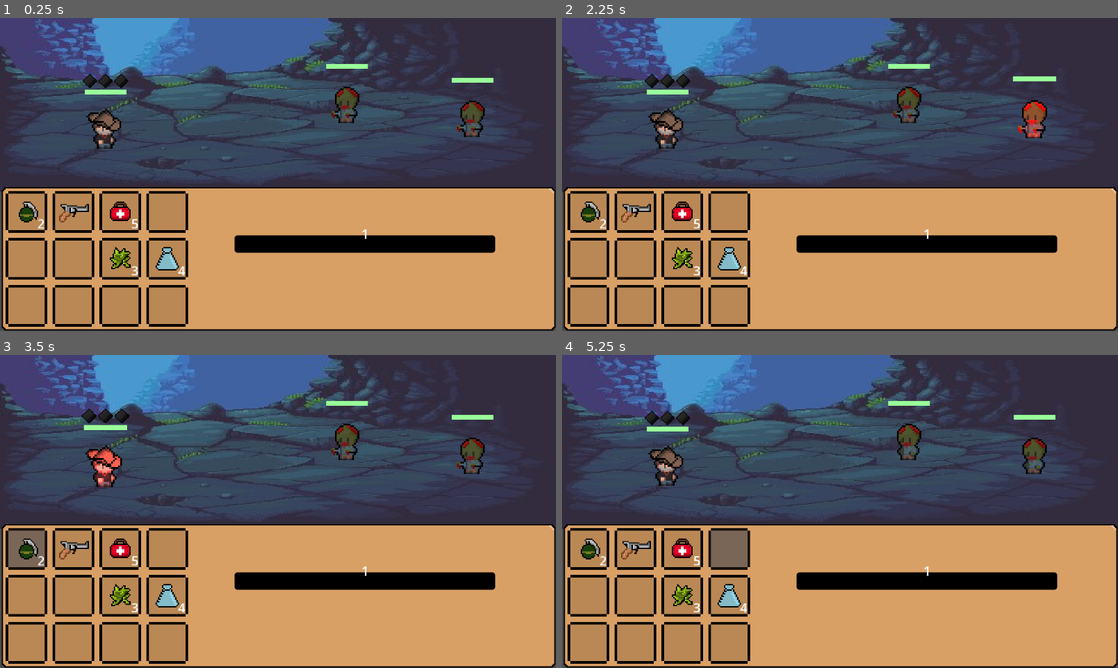
Above: before the commit, frames 1-4 (two rows, left to right).
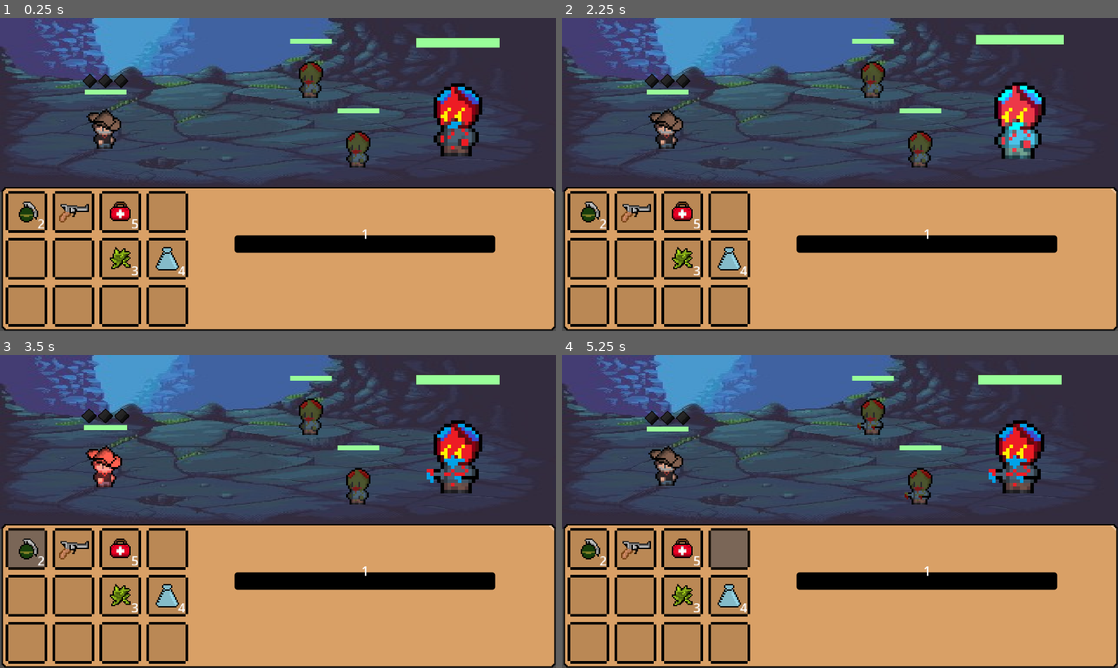
Above: after the commit, the same moments.

Repository: BernardoFioreze/DeadAgain
Game: Godot game, scene res://Scenes/Rooms/Room2.tscn
Same seed, same stepped clock (60 frames per second), same inputs: the game is played once before the commit and once after it. This scene is started directly instead of the project's main scene.
Inputs (mouse positions are in pixels of both pictures, inside the frame that each line leads up to):
- Up to frame 1 (0.25 s): no input
- Up to frame 2 (2.25 s): drag from (667, 121) to (895, 105) at 0.52 s; drag from (906, 96) to (812, 237) at 1.27 s; tap Enter at 2 s; move the mouse to (1034, 108) at 2.02 s; hold Ctrl from 2.03 s (still down); click (1034, 108) at 2.17 s
- Up to frame 3 (3.5 s): release Ctrl at 2.75 s; tap Space at 2.75 s; drag from (27, 549) to (111, 464) at 2.77 s
- Up to frame 4 (5.25 s): drag from (634, 549) to (867, 511) at 3.52 s; drag from (684, 549) to (756, 433) at 4.27 s; move the mouse to (728, 549) at 5.02 s; hold Ctrl from 5.03 s (still down); click (728, 549) at 5.17 s

The runs differ from the first frame. In frame 1, 3.7% of the frame differs, in the area x 52-90%, y 6-48%; in frame 2, 3.9%, in the area x 52-91%, y 5-48%; in frame 3, 3.8%; in frame 4, 3.8%.

Commit message:
Criado boss

Diff:
--- /dev/null
+++ b/Scenes/Boss.tscn
@@ -0,0 +1,116 @@
+[gd_scene load_steps=14 format=3 uid="uid://c6xfymyr06r2d"]
+
+[ext_resource type="Texture2D" uid="uid://cv8yqyn0lbfac" path="res://Assets/Sprites/Sprite-Boss.png" id="2_me6e5"]
+[ext_resource type="Texture2D" uid="uid://fcrwuy20eixn" path="res://Assets/Sprites/Sprite-Boss-2.png" id="3_j5nlm"]
+[ext_resource type="Script" uid="uid://dsmgje8idxak4" path="res://Scripts/boss.gd" id="4_j5nlm"]
+[ext_resource type="Script" uid="uid://cg822g13yorfm" path="res://Scripts/health_bar.gd" id="4_me6e5"]
+
+[sub_resource type="AtlasTexture" id="AtlasTexture_j5nlm"]
+atlas = ExtResource("2_me6e5")
+region = Rect2(0, 0, 32, 32)
+
+[sub_resource type="AtlasTexture" id="AtlasTexture_ouxnj"]
+atlas = ExtResource("3_j5nlm")
+region = Rect2(0, 0, 32, 32)
+
+[sub_resource type="AtlasTexture" id="AtlasTexture_me6e5"]
+atlas = ExtResource("3_j5nlm")
+region = Rect2(0, 0, 32, 32)
+
+[sub_resource type="SpriteFrames" id="SpriteFrames_ouxnj"]
+animations = [{
+"frames": [{
+"duration": 1.0,
+"texture": SubResource("AtlasTexture_j5nlm")
+}, {
+"duration": 1.0,
+"texture": SubResource("AtlasTexture_ouxnj")
+}],
+"loop": true,
+"name": &"idle",
+"speed": 1.0
+}, {
+"frames": [{
+"duration": 1.0,
+"texture": SubResource("AtlasTexture_me6e5")
+}],
+"loop": true,
+"name": &"idle_2",
+"speed": 5.0
+}]
+
+[sub_resource type="CapsuleShape2D" id="CapsuleShape2D_iyl7r"]
+radius = 14.0
+height = 34.0
+
+[sub_resource type="StyleBoxEmpty" id="StyleBoxEmpty_78m4n"]
+
+[sub_resource type="StyleBoxFlat" id="StyleBoxFlat_m34ix"]
+bg_color = Color(0.6, 0.996078, 0.6, 1)
+
+[sub_resource type="StyleBoxFlat" id="StyleBoxFlat_qay8w"]
+bg_color = Color(0.201527, 0.201527, 0.201526, 1)
+expand_margin_left = 1.0
+expand_margin_top = 1.0
+expand_margin_right = 1.0
+expand_margin_bottom = 1.0
+shadow_color = Color(0, 0, 0, 0.27451)
+shadow_offset = Vector2(0, 1)
+
+[sub_resource type="StyleBoxFlat" id="StyleBoxFlat_wjrfg"]
+bg_color = Color(1, 1, 1, 1)
+
+[node name="Boss" type="CharacterBody2D" groups=["Enemy", "zombies"]]
+scale = Vector2(8, 8)
+input_pickable = true
+script = ExtResource("4_j5nlm")
+attack_force = 15
+health = 200
+
+[node name="ZombieAnimatedSprite" type="AnimatedSprite2D" parent="."]
+sprite_frames = SubResource("SpriteFrames_ouxnj")
+animation = &"idle"
+autoplay = "idle"
+flip_h = true
+
+[node name="CollisionShape2D" type="CollisionShape2D" parent="."]
+shape = SubResource("CapsuleShape2D_iyl7r")
+
+[node name="HealthBar" type="ProgressBar" parent="."]
+z_index = 1
+offset_left = -12.0
+offset_top = -18.0
+offset_right = 228.0
+offset_bottom = 9.0
+scale = Vector2(0.1, 0.1)
+theme_override_styles/background = SubResource("StyleBoxEmpty_78m4n")
+theme_override_styles/fill = SubResource("StyleBoxFlat_m34ix")
+max_value = 200.0
+value = 60.0
+show_percentage = false
+script = ExtResource("4_me6e5")
+
+[node name="DamageBar" type="ProgressBar" parent="HealthBar"]
+z_index = -1
+layout_mode = 1
+anchors_preset = 15
+anchor_right = 1.0
+anchor_bottom = 1.0
+grow_horizontal = 2
+grow_vertical = 2
+theme_override_styles/background = SubResource("StyleBoxFlat_qay8w")
+theme_override_styles/fill = SubResource("StyleBoxFlat_wjrfg")
+value = 80.0
+show_percentage = false
+
+[node name="Timer" type="Timer" parent="HealthBar"]
+wait_time = 0.4
+one_shot = true
+
+[node name="Marker2D" type="Marker2D" parent="."]
+position = Vector2(0, 12)
+
+[connection signal="input_event" from="." to="." method="_on_input_event"]
+[connection signal="mouse_entered" from="." to="." method="_on_mouse_entered"]
+[connection signal="mouse_exited" from="." to="." method="_on_mouse_exited"]
+[connection signal="timeout" from="HealthBar/Timer" to="HealthBar" method="_on_timer_timeout"]
--- a/Scenes/Rooms/Room1.tscn
+++ b/Scenes/Rooms/Room1.tscn
@@ -27,10 +27,10 @@
 z_index = 1
 position = Vector2(922, 166)
 
-[node name="Zombie3" parent="." instance=ExtResource("4_kdje2")]
-position = Vector2(1081, 269)
+[node name="UI_Info" parent="." instance=ExtResource("5_4uh16")]
 
 [node name="Zombie2" parent="." instance=ExtResource("4_kdje2")]
-position = Vector2(750, 236)
+position = Vector2(731, 226)
 
-[node name="UI_Info" parent="." instance=ExtResource("5_4uh16")]
+[node name="Zombie3" parent="." instance=ExtResource("4_kdje2")]
+position = Vector2(1094, 267)
--- a/Scenes/Rooms/Room2.tscn
+++ b/Scenes/Rooms/Room2.tscn
@@ -1,10 +1,11 @@
-[gd_scene load_steps=6 format=3 uid="uid://d2828m24fkdpp"]
+[gd_scene load_steps=7 format=3 uid="uid://d2828m24fkdpp"]
 
 [ext_resource type="Script" path="res://Scripts/room.gd" id="1_momfn"]
 [ext_resource type="Texture2D" uid="uid://b6xio3jq0q8k3" path="res://Assets/Backgrounds/CaveBackground.jpg" id="2_cuhup"]
 [ext_resource type="PackedScene" uid="uid://di78jq0fsna0q" path="res://Scenes/Rick.tscn" id="3_0lgib"]
 [ext_resource type="PackedScene" uid="uid://cnhlmolxqm83c" path="res://Scenes/zombie.tscn" id="4_ut3n5"]
 [ext_resource type="PackedScene" uid="uid://w2uqfrxjjbao" path="res://Scenes/UI/ui_info.tscn" id="5_7a7y1"]
+[ext_resource type="PackedScene" uid="uid://c6xfymyr06r2d" path="res://Scenes/Boss.tscn" id="6_cuhup"]
 
 [node name="Room" type="Node2D"]
 script = ExtResource("1_momfn")
@@ -20,9 +21,12 @@
 position = Vector2(243, 237)
 
 [node name="Zombie" parent="." instance=ExtResource("4_ut3n5")]
-position = Vector2(799, 178)
+position = Vector2(716, 120)
 
 [node name="Zombie2" parent="." instance=ExtResource("4_ut3n5")]
-position = Vector2(1088, 210)
+position = Vector2(825, 280)
 
 [node name="UI_Info" parent="." instance=ExtResource("5_7a7y1")]
+
+[node name="Boss" parent="." instance=ExtResource("6_cuhup")]
+position = Vector2(1054, 190)
--- a/Scenes/UI/ui_experience_bar.tscn
+++ b/Scenes/UI/ui_experience_bar.tscn
@@ -1,7 +1,7 @@
 [gd_scene load_steps=5 format=3 uid="uid://bkw2dykuyn7uu"]
 
 [ext_resource type="Script" uid="uid://dhq1rr0hs6vl6" path="res://Scripts/ui_experience_bar.gd" id="1_p5ov4"]
-[ext_resource type="FontFile" path="CHILLER.TTF" id="2_y22pu"]
+[ext_resource type="FontFile" path="C" id="2_y22pu"]
 
 [sub_resource type="StyleBoxFlat" id="StyleBoxFlat_5b5y4"]
 bg_color = Color(0, 0, 0, 1)
--- a/Scenes/zombie.tscn
+++ b/Scenes/zombie.tscn
@@ -50,7 +50,6 @@
 sprite_frames = SubResource("SpriteFrames_y54wu")
 animation = &"idle"
 autoplay = "idle"
-frame = 1
 frame_progress = 0.613641
 flip_h = true
 
--- /dev/null
+++ b/Scripts/boss.gd
@@ -0,0 +1,9 @@
+extends "res://Scripts/zombie.gd"
+
+func _on_mouse_entered() -> void:
+	zombie.modulate = Color(1,2,2,1)
+	scale = Vector2(8.40,8.40)
+
+func _on_mouse_exited() -> void:
+	zombie.modulate = Color(1,1,1,1)
+	scale = Vector2(8,8)
--- a/Scripts/health_bar.gd
+++ b/Scripts/health_bar.gd
@@ -9,9 +9,6 @@
 	var prev_health = health
 	health = min(max_value, new_health)
 	value = health
-
-	if health <= 0:
-		print("morreu")
 
 	if health < prev_health:
 		timer.start()
@@ -25,7 +22,6 @@
 	damage_bar.max_value = health
 	damage_bar.value = health
 
-
 func _on_timer_timeout() -> void:
 	damage_bar.value = health
 
Binary file added: Assets/Sprites/Sprite-Boss-2.png
Not shown, added: Assets/Sprites/Sprite-Boss-2.png.import
Binary file added: Assets/Sprites/Sprite-Boss.png
Not shown, added: Assets/Sprites/Sprite-Boss.png.import
Not shown, added: Scripts/boss.gd.uid
